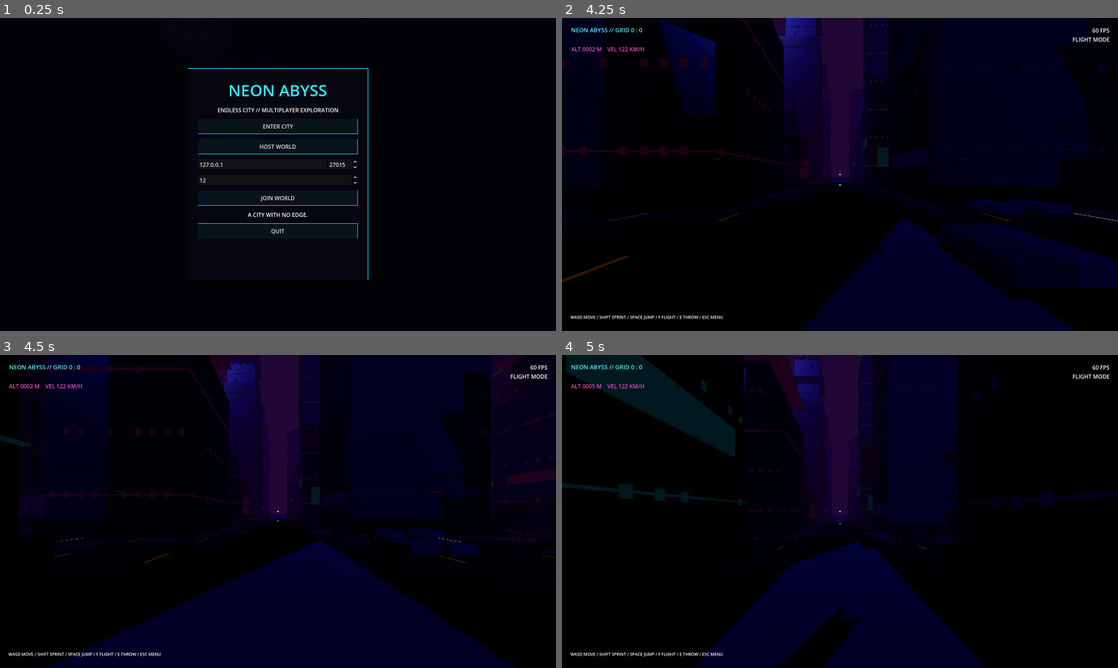
Above: before the commit, frames 1-4 (two rows, left to right).
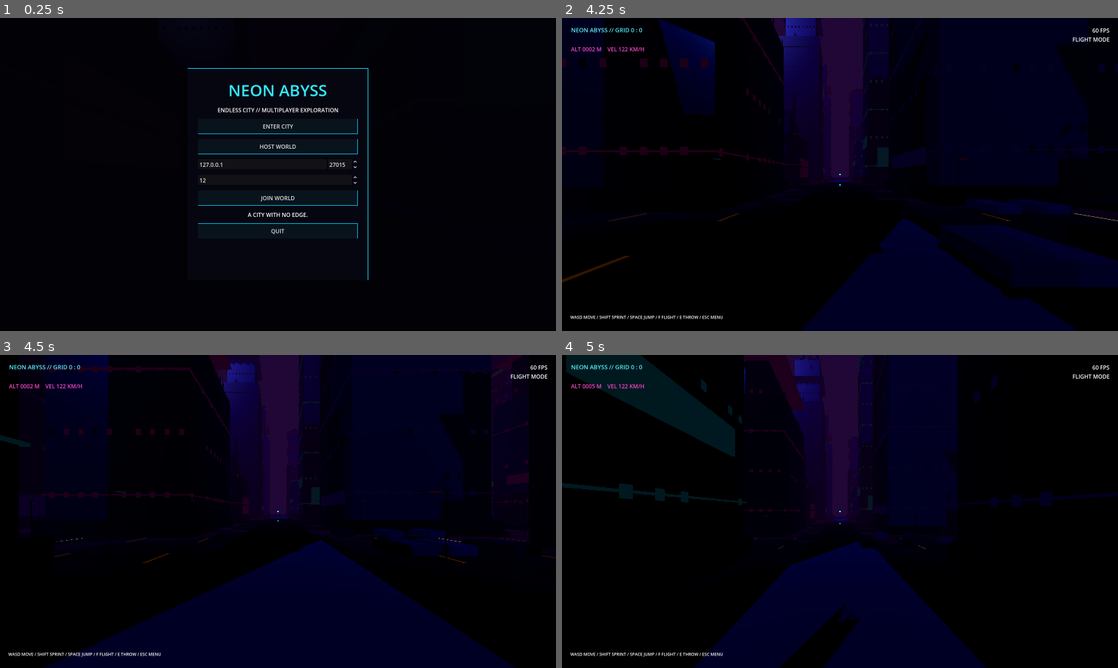
Above: after the commit, the same moments.

Repository: Liladizilla/neon-abyss
Game: Godot game, scene res://scenes/main.tscn
Same seed, same stepped clock (60 frames per second), same inputs: the game is played once before the commit and once after it.
Inputs (mouse positions are in pixels of both pictures, inside the frame that each line leads up to):
- Up to frame 1 (0.25 s): no input
- Up to frame 2 (4.25 s): click "ENTER CITY" at 0.5 s; tap Enter at 1.25 s; move the mouse to (867, 174) at 1.27 s; hold Shift (sprint) 1.28-2.03 s; hold W (move_forward) from 1.28 s (still down); tap Space (jump) at 1.52, 2.27, 3.77 s; move the mouse to (812, 174) at 2.02 s; tap E (throw_prop) at 2.1 s; move the mouse to (851, 168) at 2.77 s; hold F (toggle_flight) 2.78-3.53 s; move the mouse to (834, 180) at 3.52 s; tap Ctrl at 3.6 s
- Up to frame 3 (4.5 s): keep holding W (move_forward); move the mouse to (316, 514) at 4.27 s; hold Shift (sprint) from 4.28 s (still down)
- Up to frame 4 (5 s): keep holding W (move_forward); keep holding Shift (sprint); tap Space (jump) at 4.52 s

Frames 1-2 are identical in both runs. In frame 3, 0.3% of the frame differs, in the area x 95-100%, y 4-60%; in frame 4, nothing differs.
Error before the commit: Invalid assignment of property or key 'ring_sides' with value of type 'int' on a base object of type 'TorusMesh'. (res://scripts/city_chunk.gd:252)

Commit message:
fix: use supported TorusMesh property

Diff:
--- a/scripts/city_chunk.gd
+++ b/scripts/city_chunk.gd
@@ -249,7 +249,7 @@
         torus.inner_radius=0.72
         torus.outer_radius=1.0
         torus.ring_segments=48
-        torus.ring_sides=8
+        torus.rings=8
         ring.mesh=torus
         ring.material_override=glow if ring_index==0 else steel
         ring.position=Vector3(0,29,0)
